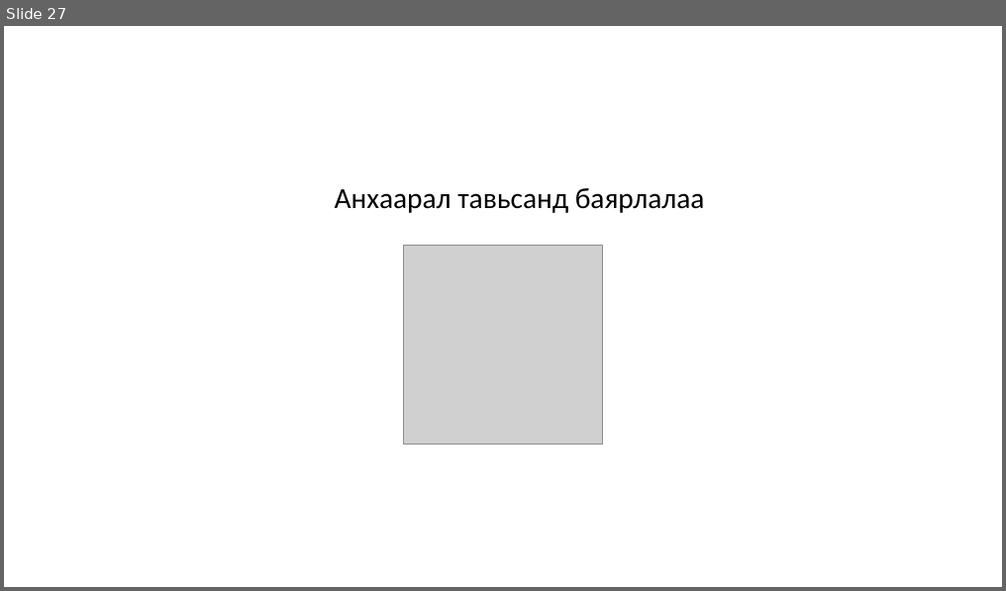
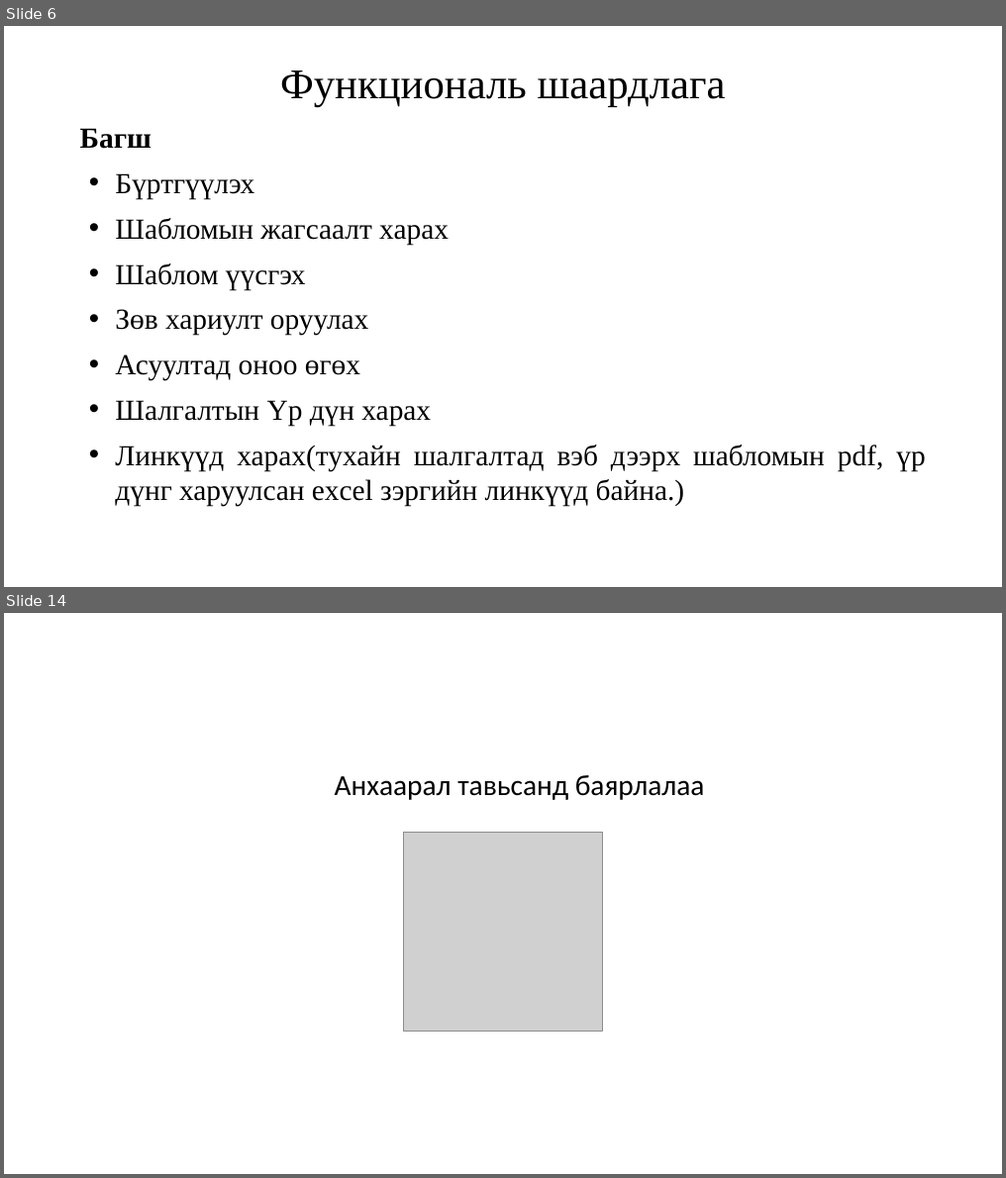
Before and after one commit to Munkhtuvshin/lat, a slide deck: diplom.odp. Shown one above the other, each under a label of ours: slide 27 before the commit, slides 6 and 14 after it; the slides between them are not shown. The pictures are 1006x591 and 1006x1178 pixels, drawn with LibreOffice and Linux fonts; fonts in the diff are those of the drawing; grey boxes stand for pictures. Boxes give left, top, right and bottom in pixels: in the first picture for what was removed or moved away, otherwise in the second. Text is boxed around its words. In the diff, an @@ line names an element or a change of style, - is before the commit and + after.

```diff
--- a/diplom.odp
+++ b/diplom.odp
@@ slide 6 added at (4,26,1002,587), background #FFFFFF @@
@@ text added at (280,71,726,106), 40.7 pt, text #000000 @@
+Функциональ шаардлага
@@ text added at (80,128,925,506), 28 pt, text #000000 @@
+Багш
+• Бүртгүүлэх
+• Шабломын жагсаалт харах
+• Шаблом үүсгэх
+• Зөв хариулт оруулах
+• Асуултад оноо өгөх
+• Шалгалтын Үр дүн харах
+• Линкүүд харах(тухайн шалгалтад вэб дээрх шабломын pdf, үр дүнг харуулсан excel зэргийн линкүүд байна.)
@@ what was slide 27 is now slide 14 @@
```
Also in this commit, not shown: 3 slides changed, 9 other slides added, 23 slides removed, 11 other files.
